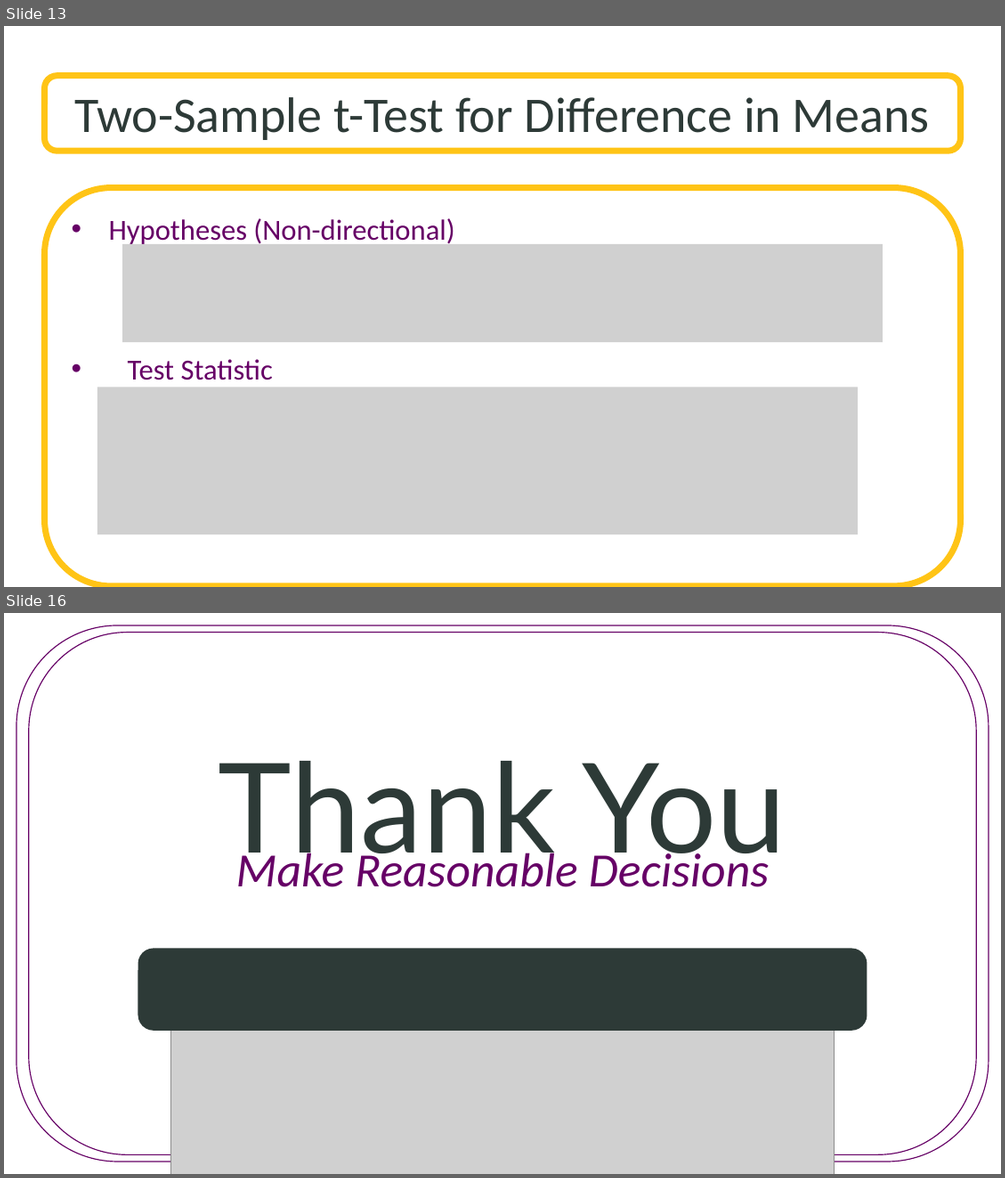
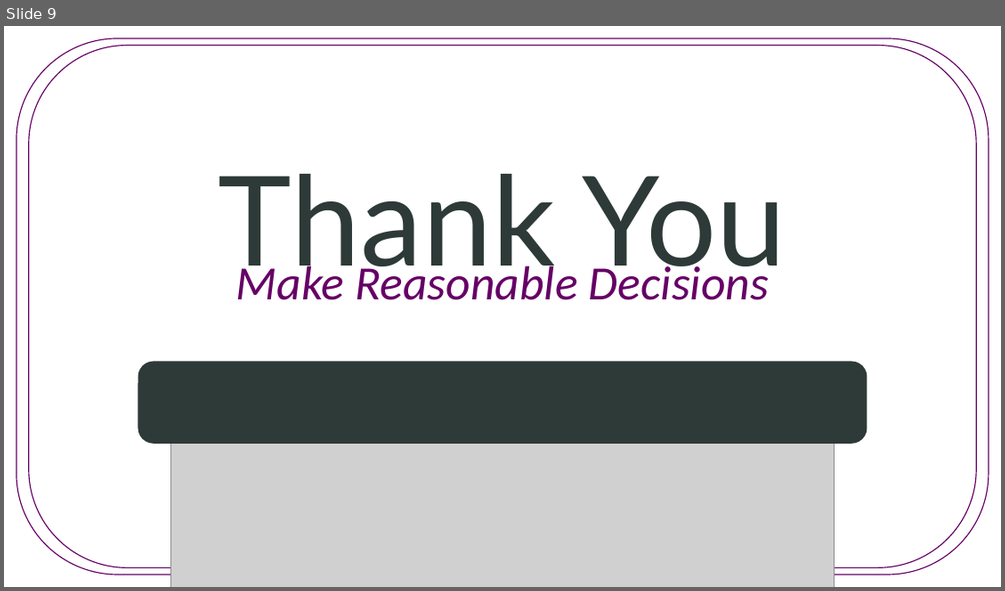
Before and after one commit to SuperMarioGiacomazzo/STOR455_WEBSITE, a slide deck: Lectures/5 - Assessing Conditions.pptx. Shown one above the other, each under a label of ours: slides 13 and 16 before the commit, slide 9 after it; the slides between them are not shown. The pictures are 1005x1178 and 1005x591 pixels, drawn with LibreOffice and Linux fonts; fonts in the diff are those of the drawing; grey boxes stand for pictures; background and template pictures are left out. Boxes give left, top, right and bottom in pixels: in the first picture for what was removed or moved away, otherwise in the second. Text is boxed around its words. In the diff, an @@ line names an element or a change of style, - is before the commit and + after.

```diff
--- a/Lectures/5 - Assessing Conditions.pptx
+++ b/Lectures/5 - Assessing Conditions.pptx
@@ slide 13 removed at <box>4,26,1001,587</box>, background picture (left out) @@
@@ rounded rectangle removed at <box>44,75,961,151</box> @@
-Two-Sample t-Test for Difference in Means
@@ rounded rectangle removed at <box>44,187,961,586</box> @@
-• Hypotheses (Non-directional)
-• Test Statistic
@@ picture removed at <box>122,244,882,342</box> @@
@@ picture removed at <box>97,386,858,534</box> @@
@@ what was slide 16 is now slide 9 @@
```
Also in this commit, not shown: 2 slides changed, 6 slides added, 12 other slides removed, 12 other files.
